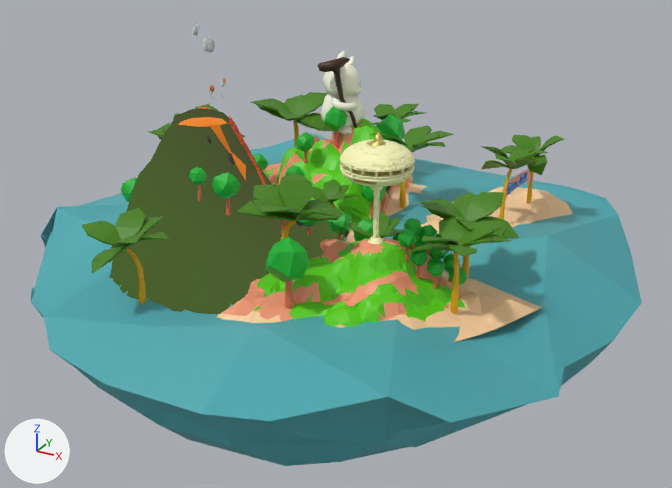
The glTF model frontend/public/models/island-summer.glb as it was, and as the next commit left it.
One viewpoint serves both versions: a 50 mm lens placed at (1.64, -2.99, 1.45), pointed at (-0.03, 0.04, -0.07). Lighting does not change. The marker at lower left points along +X, +Y and +Z. Where no turn or scale is listed for an object, it has been applied to the vertices. Vertices at the same position are counted once.
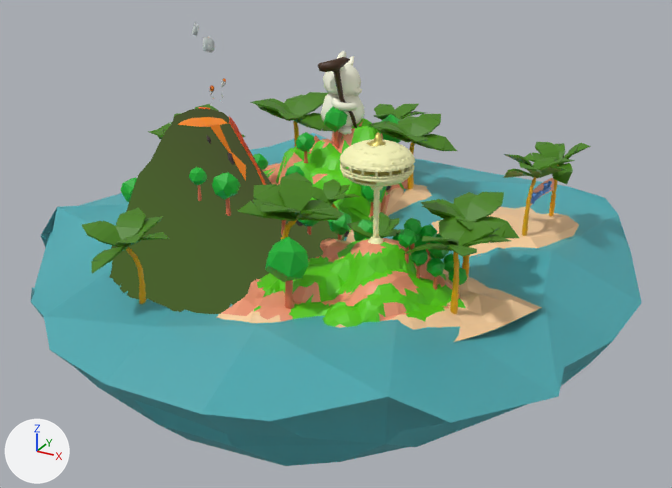
Boxes [x1, y1, x2, y2] around the edits, measured in the pictures (672 x 488 px; the box of a moved part takes in the faces that stretch with it):
'Plane', reshaped
    before: [216, 118, 572, 342]
    after: [216, 118, 579, 342]
'Plane.007', moved, turned
    before: [370, 126, 454, 152]
    after: [370, 114, 457, 151]
'Plane.006', moved
    before: [501, 135, 564, 175]
    after: [524, 142, 591, 184]
'Plane.014', moved
    before: [481, 146, 548, 170]
    after: [504, 154, 575, 178]
'Text', moved
    before: [507, 172, 528, 194]
    after: [531, 181, 552, 204]
'palm.trunk.005', moved, turned
    before: [399, 180, 406, 209]
    after: [408, 142, 415, 189]
'palm.trunk.004', moved
    before: [526, 157, 535, 204]
    after: [549, 165, 559, 216]
'Plane.017', moved
    before: [506, 169, 531, 197]
    after: [530, 178, 554, 206]
part 1 of me_plane, moved or reshaped
    before: [385, 185, 572, 291]
    after: [385, 185, 579, 291]
part 2 of me_plane_019, moved or reshaped
    both: [452, 214, 642, 341]

The change, as a list of edits to the scene's bpy script:
```text
Change me_plane:
    used by ob_plane; location = (0.0, 0.0, 0.0)
    remove me_plane.from_pydata(...)  # 1720 vertices, 3376 faces; spans x -0.91..0.93, y -0.92..0.91, z -0.07..0.32
    add me_plane.from_pydata(...)  # 1720 vertices, 3370 faces; spans x -0.91..0.93, y -0.92..0.91, z -0.09..0.32
    me_plane part 1
    18 vertices are removed from x 0.13..0.93, y -0.01..0.66, z -0.07..0.05
    67 faces are deleted
    5 vertices in x 0.2..0.48, y 0.33..0.8, z 0.0 move by (0.0, 0.0, -0.03)
    4 vertices in x 0.26..0.71, y 0.2..0.75, z 0.01 move by (0.0, 0.0, -0.04)
    4 vertices in x 0.41..0.68, y 0.66..0.8, z 0.03 move by (0.0, 0.0, -0.06)
    3 vertices in x 0.45..0.47, y -0.27..0.0, z -0.03..0.05 move by (0.01, 0.02, 0.02)
    3 vertices in x 0.33..0.49, y -0.28..0.9, z -0.04..0.07 move by (0.0, 0.0, 0.01)
    3 vertices in x 0.36..0.57, y -0.26..0.78, z -0.01..0.04 move by (0.0, 0.0, -0.02)
    50 vertices move from x 0.21..0.84, y -0.28..0.85, z -0.07..0.07 to x 0.21..0.84, y -0.27..0.85, z -0.09..0.09
    18 vertices are added at x 0.06..0.93, y 0.0..0.66, z -0.04..0.05
    50 new faces join them, mat_yellow_sand (beige #fdd19f)
    11 new faces join them, mat_water (cyan #65dee7)
Change me_plane_019:
    where me_plane_019.from_pydata(...)  # 132 vertices, 260 faces; spans x -1.23..1.15, y -1.24..1.14, z -1.06..0.08
    used by ob_island; location = (0.0, 0.07, 0.014)
    me_plane_019 part 2
    me_plane_019.vertices[123].co: (0.79, 0.09, 0.08) -> (0.82, 0.06, 0.03)  # pixel (548, 235) -> pixel (551, 251)
Change ob_palm_trunk_004:
    ob_palm_trunk_004.location: (0.001, 0.008, 0.069) -> (0.13, -0.096, 0.087)
Change ob_plane_006:
    ob_plane_006.location: (0.602, 0.541, 0.29) -> (0.731, 0.436, 0.308)
Change ob_palm_trunk_005:
    ob_palm_trunk_005.location: (0.0, 0.0, 0.0) -> (-0.026, 0.954, 0.0)
    ob_palm_trunk_005.rotation_euler: (0.0, 0.0, 0.0) -> (0.0, 0.0, -2.653)  # degrees (0, 0, 0) -> degrees (0, 0, -152)
Change ob_plane_014:
    ob_plane_014.location: (0.572, 0.366, 0.295) -> (0.701, 0.261, 0.313)
Change ob_text:
    ob_text.location: (0.57, 0.364, 0.151) -> (0.699, 0.259, 0.169)
Change ob_plane_017:
    ob_plane_017.location: (0.566, 0.454, 0.164) -> (0.694, 0.35, 0.182)
```
